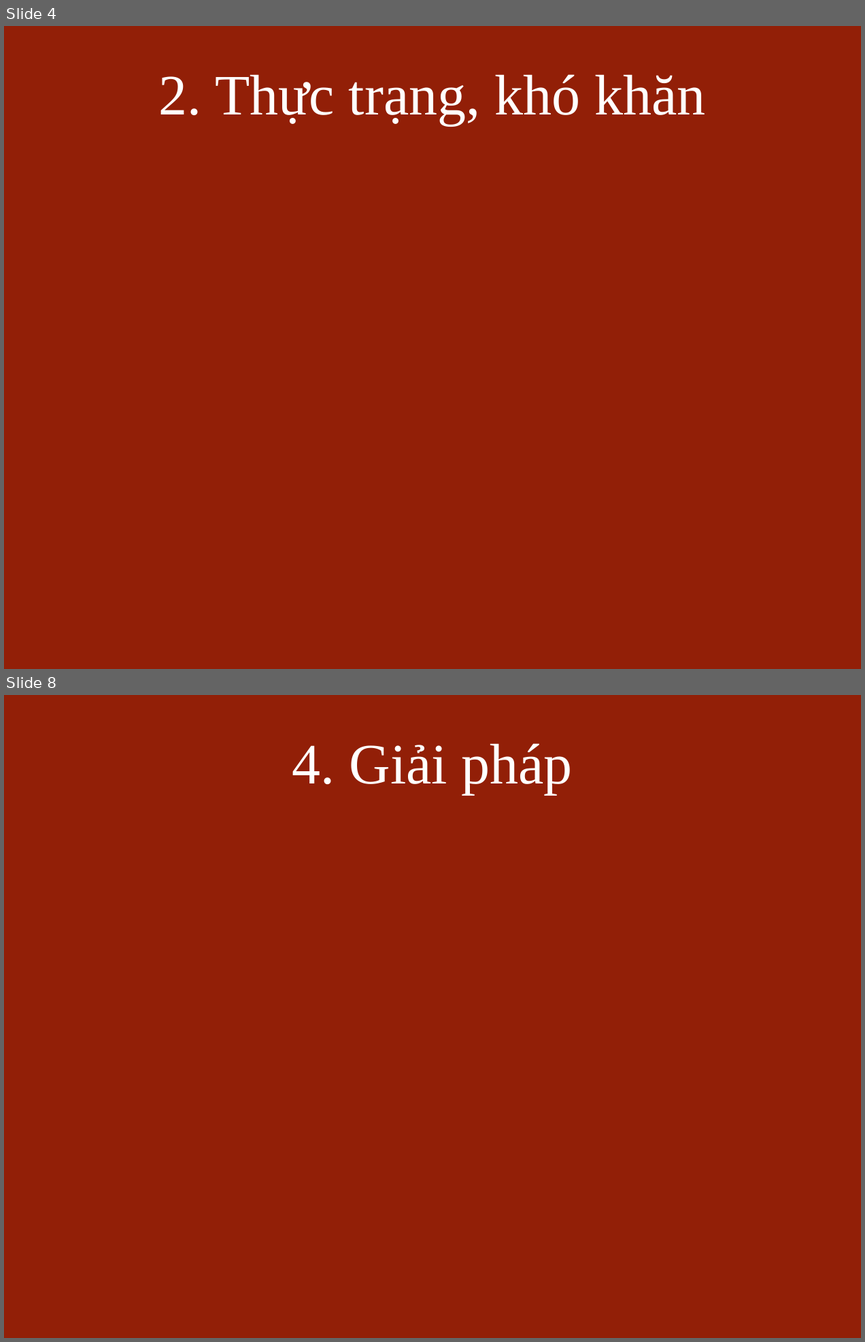
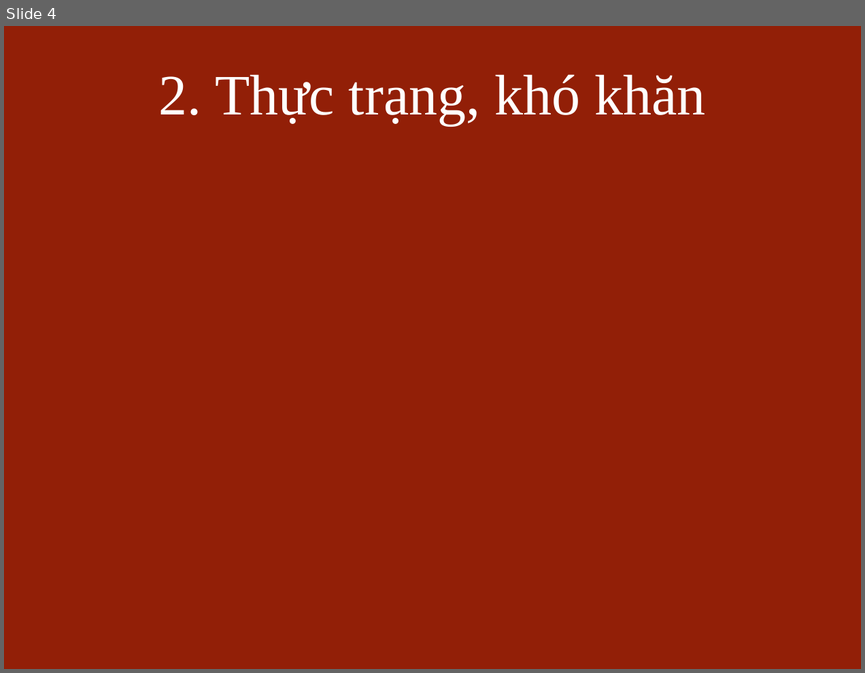
Before and after one commit to nhathai-kiwi/iLawyer228, a slide deck: iLawyer_presentation.pptx. Shown one above the other, each under a label of ours: slides 4 and 8 before the commit, slide 4 after it; the slides between them are not shown. The pictures are 865x1342 and 865x673 pixels, drawn with LibreOffice and Linux fonts; fonts in the diff are those of the drawing; background and template pictures are left out. Boxes give left, top, right and bottom in pixels: in the first picture for what was removed or moved away, otherwise in the second. Text is boxed around its words. In the diff, an @@ line names an element or a change of style, - is before the commit and + after.

```diff
--- a/iLawyer_presentation.pptx
+++ b/iLawyer_presentation.pptx
@@ slide 8 removed at [4, 695, 861, 1338], background picture (left out) @@
@@ title removed at [292, 743, 572, 794] @@
-4. Giải pháp
```
Also in this commit, not shown: 5 slides changed, 4 slides added, 2 other slides removed, 19 other files.
